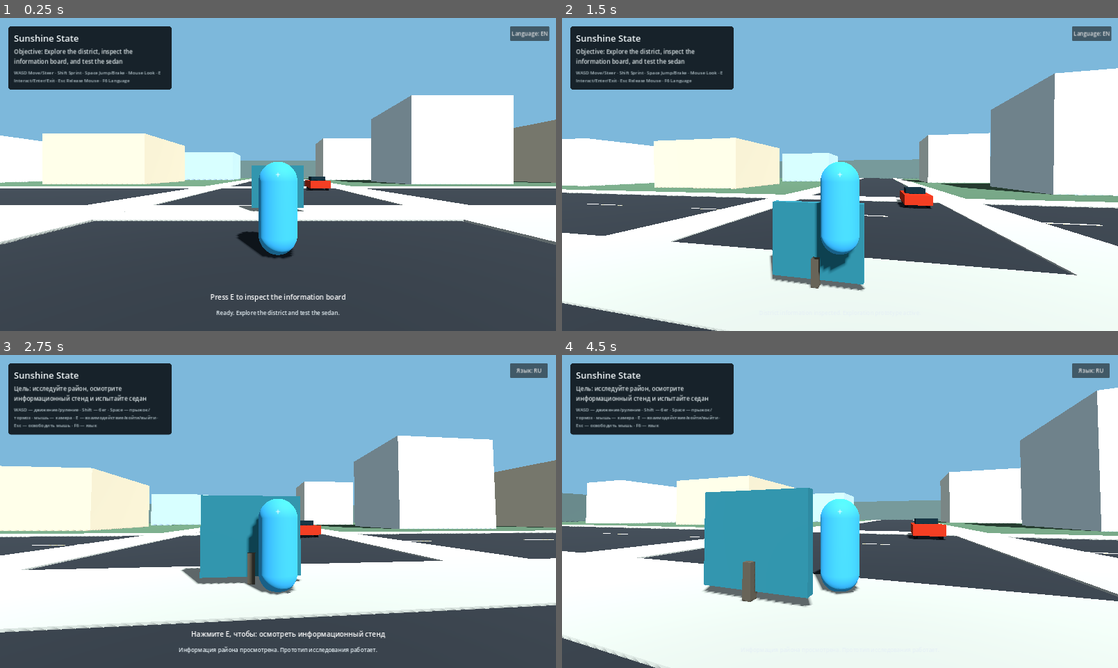
Above: before the commit, frames 1-4 (two rows, left to right).
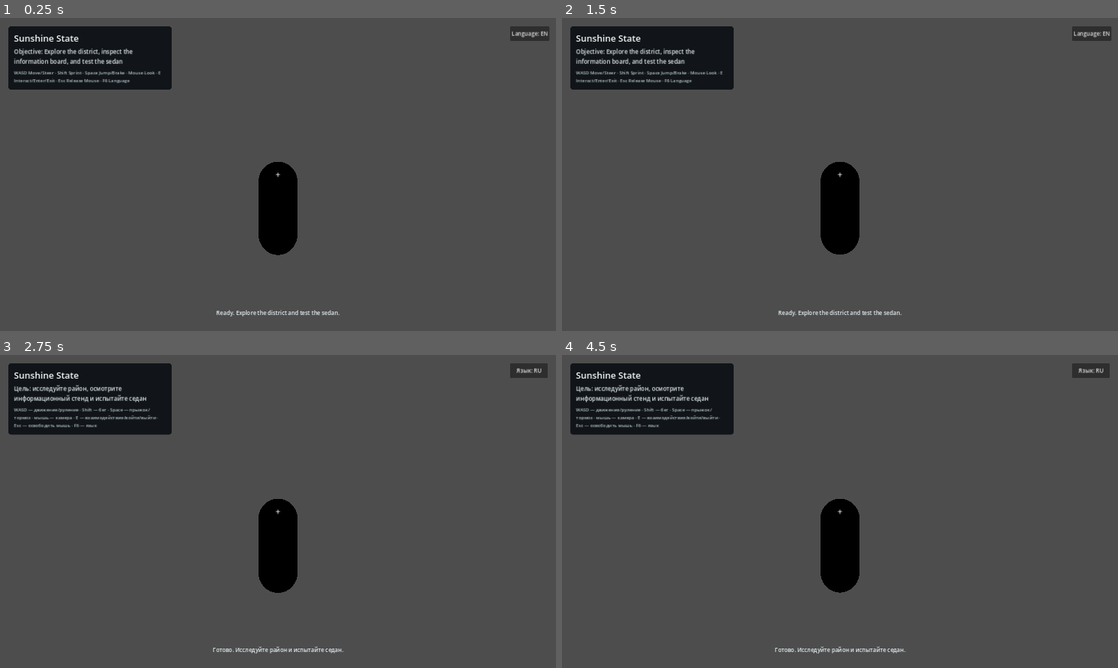
Above: after the commit, the same moments.

Repository: KenlikDev/sunshine-state
Game: Godot game, scene res://scenes/bootstrap/main.tscn
Two runs of this game, one before a commit and one after it. Both use one fixed random seed, a clock stepped at 60 frames per second and the inputs below.
Inputs (mouse positions are in pixels of both pictures, inside the frame that each line leads up to):
- Up to frame 1 (0.25 s): no input
- Up to frame 2 (1.5 s): tap E (interact) at 0.5, 0.6 s; move the mouse to (867, 174) at 0.52 s; hold W (move_forward) from 0.53 s (still down); tap Space (jump) at 0.77 s; move the mouse to (812, 174) at 1.27 s; tap Shift (sprint) at 1.35 s
- Up to frame 3 (2.75 s): keep holding W (move_forward); tap Space (jump) at 1.52 s; tap E (interact) at 2 s; move the mouse to (289, 505) at 2.02 s; hold F6 (toggle_language) from 2.03 s (still down)
- Up to frame 4 (4.5 s): keep holding W (move_forward); move the mouse to (834, 517) at 2.77 s; release F6 (toggle_language) at 2.78 s; tap R (vehicle_recover) at 2.85 s; tap Space (jump) at 3.02, 3.77 s; move the mouse to (878, 514) at 3.52 s; tap E (interact) at 3.6 s; move the mouse to (795, 508) at 4.27 s; tap Shift (sprint) at 4.35 s

The runs differ from the first frame. In frame 1, 58% of the frame differs, in the area x 0-100%, y 0-91%; in frame 2, 82%; in frame 3, 73%; in frame 4, 85%, in the area x 0-100%, y 0-100%.
Error after the commit: Parse Error: Preload file "res://scenes/vehicles/compact.tscn" does not exist. (res://scripts/world/greybox_district.gd:5)

Commit message:
feat: spawn sedan compact and utility pickup prototypes

Diff:
--- a/scripts/world/greybox_district.gd
+++ b/scripts/world/greybox_district.gd
@@ -2,6 +2,8 @@
 
 const INTERACTABLE_SCRIPT: Script = preload("res://scripts/gameplay/interactable.gd")
 const VEHICLE_SCENE: PackedScene = preload("res://scenes/vehicles/sedan.tscn")
+const COMPACT_SCENE: PackedScene = preload("res://scenes/vehicles/compact.tscn")
+const PICKUP_SCENE: PackedScene = preload("res://scenes/vehicles/pickup.tscn")
 
 
 func _ready() -> void:
@@ -144,10 +146,20 @@
 
 
 func _create_test_vehicle() -> void:
-	var vehicle: VehicleBody3D = VEHICLE_SCENE.instantiate() as VehicleBody3D
-	vehicle.name = "PrototypeSedan"
-	vehicle.position = Vector3(4.0, 0.6, -5.0)
-	add_child(vehicle)
+	var sedan: VehicleBody3D = VEHICLE_SCENE.instantiate() as VehicleBody3D
+	sedan.name = "PrototypeSedan"
+	sedan.position = Vector3(3.5, 0.6, -5.0)
+	add_child(sedan)
+
+	var compact: VehicleBody3D = COMPACT_SCENE.instantiate() as VehicleBody3D
+	compact.name = "CompactCoupe"
+	compact.position = Vector3(-3.5, 0.6, -5.0)
+	add_child(compact)
+
+	var pickup: VehicleBody3D = PICKUP_SCENE.instantiate() as VehicleBody3D
+	pickup.name = "UtilityPickup"
+	pickup.position = Vector3(0.0, 0.65, -18.0)
+	add_child(pickup)
 
 
 func _create_world_boundaries() -> void:
